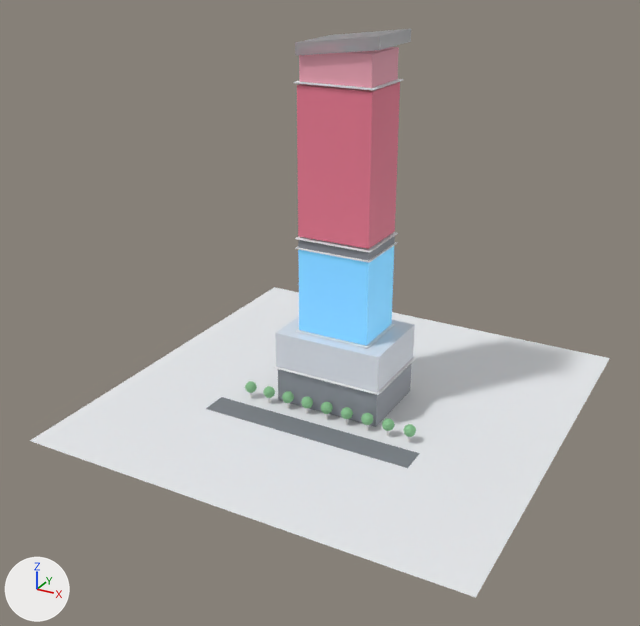
An edit to the Blender file assets/LightExchange_DigitalTwin.blend, drawn before and after from the same camera.
Camera for both pictures: a 50 mm lens placed at (133.0, -261.0, 162.0), pointed at (-3.0, -15.0, 39.0). Every picture has the same lights, and +X, +Y and +Z are marked at lower left. The picture after the commit comes second.

Names of what the first picture shows: 'Facade_Crown_Slope', 'Plaza_Ground', 'Slab_0', 'Slab_1', 'Slab_2', 'Slab_3', 'Slab_4', 'Street', 'Zone_A_ME_Plant', 'Zone_B_Podium', 'Zone_C_Offices', 'Zone_D_Hyatt_Hotel', 'Zone_E_Amenities', 'Zone_ME_L13' and 9 more.
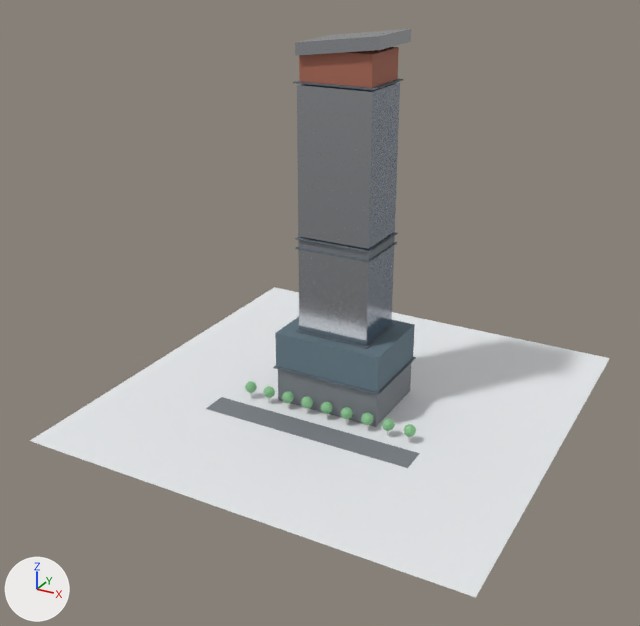
Changed parts and their boxes [x1, y1, x2, y2] in the pictures (640 x 626 px):
'Zone_D_Hyatt_Hotel', surface changed, recoloured (pink to grey)
    both: [297, 82, 400, 249]
'Zone_C_Offices', surface changed, recoloured (blue to grey)
    both: [298, 246, 394, 345]
'Zone_B_Podium', recoloured (white to greyish blue)
    both: [275, 317, 415, 393]
'Zone_A_ME_Plant', recoloured
    both: [278, 364, 411, 427]
'Zone_E_Amenities', recoloured, surface changed (pink to brown)
    both: [299, 47, 399, 88]
'Facade_Crown_Slope', recoloured, surface changed
    both: [295, 29, 411, 56]
'Zone_ME_L13', recoloured (darker)
    both: [298, 236, 395, 261]
'Slab_3', recoloured (darker)
    both: [295, 232, 398, 253]
'Slab_0', recoloured
    both: [273, 357, 416, 395]
'Slab_1', recoloured
    both: [296, 324, 394, 349]
'Slab_4', recoloured (white to greyish blue)
    both: [293, 79, 403, 91]
'Slab_2', recoloured
    both: [295, 242, 397, 263]

The change, as a diff of the scene's bpy script:
```diff
--- a/assets/LightExchange_DigitalTwin.blend.py
+++ b/assets/LightExchange_DigitalTwin.blend.py
@@ mat_glass_curtain @@
 mat_glass_curtain = bpy.data.materials.new('Glass_Curtain')
-# nodes: BsdfPrincipled, OutputMaterial
-# colours: blue #c4daed
+# nodes: BsdfPrincipled x2, Mapping, MixShader, OutputMaterial, TexBrick, TexCoord
+# colours: blue #456181, dark blue #385069, light grey #cbced3, black #000000, white #ffffff
@@ mat_mullion_metal @@
 mat_mullion_metal = principled_material('Mullion_Metal')
-mat_mullion_metal.base_color = (0.75, 0.78, 0.82)  # white #e1e5ea
+mat_mullion_metal.base_color = (0.6, 0.62, 0.65)  # light grey #cbced3
 mat_mullion_metal.metallic = 0.85
 mat_mullion_metal.roughness = 0.3
-mat_mullion_metal.alpha = 0.55
@@ mat_podium_concrete @@
 mat_podium_concrete = principled_material('Podium_Concrete')
-mat_podium_concrete.base_color = (0.88, 0.89, 0.91)  # white #f1f2f5
+mat_podium_concrete.base_color = (0.12, 0.15, 0.18)  # greyish blue #616c76
 mat_podium_concrete.roughness = 0.55
@@ mat_zone_me @@
 mat_zone_me = principled_material('Zone_ME')
-mat_zone_me.base_color = (0.28, 0.3, 0.34)  # grey #90959e
+mat_zone_me.base_color = (0.2, 0.22, 0.24)  # grey #7c8186
 mat_zone_me.metallic = 0.05
@@ mat_zone_podium @@
 mat_zone_podium = principled_material('Zone_Podium')
-mat_zone_podium.base_color = (0.72, 0.76, 0.82)  # white #dde2ea
+mat_zone_podium.base_color = (0.12, 0.18, 0.22)  # greyish blue #617681
 mat_zone_podium.metallic = 0.05
@@ mat_zone_amenities @@
 mat_zone_amenities = principled_material('Zone_Amenities')
-mat_zone_amenities.base_color = (0.95, 0.42, 0.52)  # pink #f9adbf
-mat_zone_amenities.metallic = 0.05
-mat_zone_amenities.roughness = 0.4
+mat_zone_amenities.base_color = (0.42, 0.15, 0.1)  # brown #ad6c59
+mat_zone_amenities.roughness = 0.75
@@ me_cube_002 @@
 me_cube_002.from_pydata(...)  # 8 vertices, 6 faces; spans x -13.4..13.4, y -10.4..10.4, z -15.8..15.8
-me_cube_002.materials.append(mat_zone_office_warn)  # blue #81bff9, glowing cyan #6cdaf9
+me_cube_002.materials.append(mat_glass_curtain)
@@ me_cube_004 @@
 me_cube_004.from_pydata(...)  # 8 vertices, 6 faces; spans x -13.4..13.4, y -10.4..10.4, z -26.2..26.2
-me_cube_004.materials.append(mat_zone_hotel)  # pink #f38199
+me_cube_004.materials.append(mat_glass_curtain)
```
